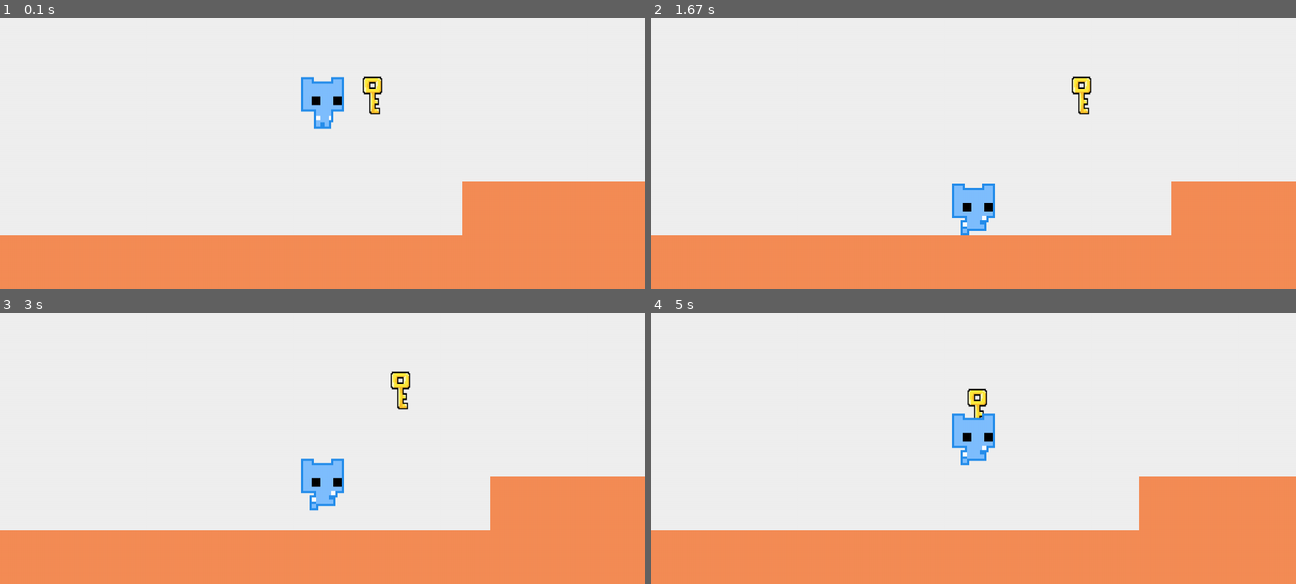
Above: before the commit, frames 1-4 (two rows, left to right).
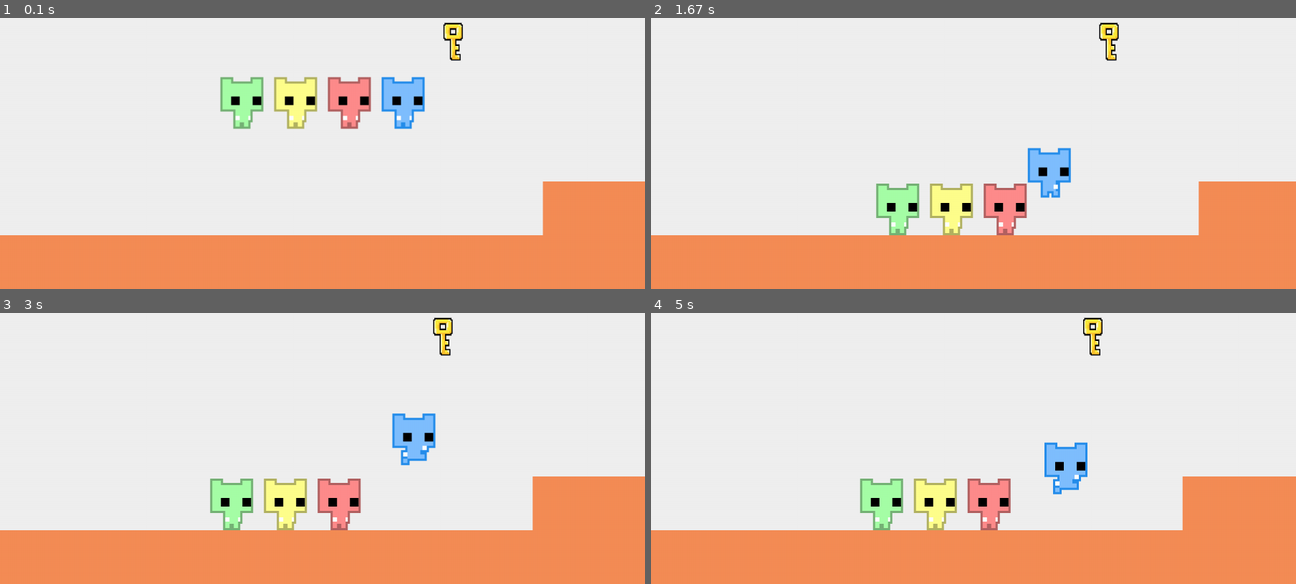
Above: after the commit, the same moments.

Repository: Jaden505/Pico-MAPPO
Game: pygame game, started from Game/game.py
Two runs of this game, one before a commit and one after it. Both use one fixed random seed, a clock stepped at 60 frames per second and the inputs below.
Inputs:
- Up to frame 1 (0.1 s): no input
- Up to frame 2 (1.67 s): hold Left 0.33-0.87 s; hold Left 0.9-1.3 s; tap Space at 0.97, 1.27, 1.4 s; hold Right from 1.33 s (still down)
- Up to frame 3 (3 s): tap Space at 1.7, 2.07, 2.37, 2.57, 2.87 s; release Right at 1.97 s; hold Left 2-2.47 s; hold Right 2.5-2.97 s
- Up to frame 4 (5 s): hold Right 3-3.47 s; tap Space at 3.07, 3.37, 3.57, 3.87, 4.13, 4.43, 4.57, 4.87 s; hold Left 3.5-4.03 s; hold Left 4.07-4.47 s; hold Right from 4.5 s (still down)

The runs differ from the first frame. In frame 1, 7.4% of the frame differs, in the area x 34-85%, y 1-81%; in frame 2, 5.8%; in frame 3, 6.6%; in frame 4, 6.9%.

Commit message:
fix collision bottom not dropping down when legs over

Diff:
--- a/Game/game.py
+++ b/Game/game.py
@@ -17,17 +17,16 @@
 
         self.player = Player((1100, 400))
         self.agents = [Player((900, 400), 'yellow'), Player((1000, 400), 'red'), Player((800, 400), 'green')]
-        self.agents = []
         self.agents_and_player = self.agents + [self.player]
 
         self.static_obstacles = [
             pygame.Rect(0, 700, 5000, 100), # Floor
-            pygame.Rect(1400, 600, 500, 500), # Platform
-            pygame.Rect(1900, 600, 500, 2000),
-            ]
+            pygame.Rect(1400, 600, 1000, 500), # Platform right
+            pygame.Rect(0, 0, 100, 800), # Left wall
+        ]
 
         self.door = Door((2100, 600))
-        self.key = Key((1200, 400))
+        self.key = Key((1200, 300))
 
     def draw_objects(self, offset, dt):
         self.screen.fill((240,240,240)) # Beige background
@@ -60,7 +59,7 @@
 
     def move_objects(self, dt):
         for ap in self.agents_and_player:
-            obstacles = self.static_obstacles + [x.foot_hitbox for x in self.agents_and_player if x != ap]
+            obstacles = self.static_obstacles + [x.rect for x in self.agents_and_player if x != ap]
             ap.move_and_collide(obstacles, dt)
             ap.update_sprite(dt)
 
--- a/Game/player.py
+++ b/Game/player.py
@@ -85,17 +85,17 @@
 
         # Horizontal collision
         for obs in static_obstacles:
-            if self.rect.colliderect(obs):
+            if self.foot_hitbox.colliderect(obs):
                 if self.vx > 0: # hit right wall
-                    self.x = obs.left - self.width
+                    self.x = obs.left - self.width * 3/4
                     self.pushing = True
 
                 elif self.vx < 0: # hit left wall
-                    self.x = obs.right
+                    self.x = obs.right - self.width * 1/4
                     self.pushing = True
 
                 self.rect.x = self.x
-                if self.rect.colliderect(obs):
+                if self.foot_hitbox.colliderect(obs):
                     self.vx = 0
 
         if self.vy < self.acy: # apply jump gravity
@@ -106,7 +106,7 @@
 
         # Vertical collision
         for obs in static_obstacles:
-            if self.rect.colliderect(obs):
+            if self.foot_hitbox.colliderect(obs):
                 if self.vy > 0: # hit floor
                     self.y = obs.top - self.height
                     self.jumping = False
